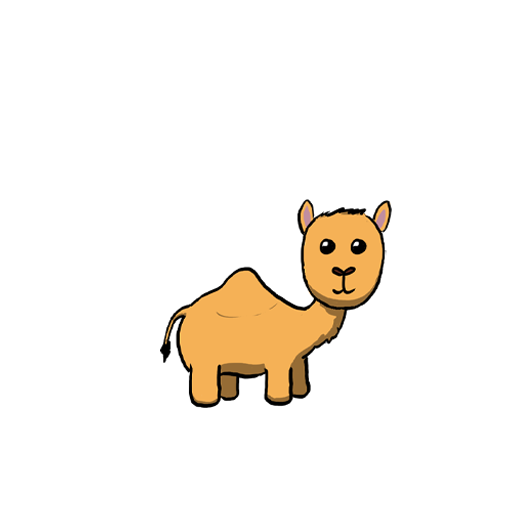
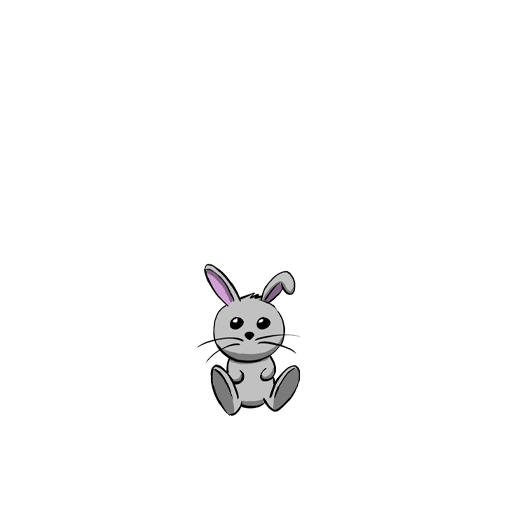
Layers edited between the first and the second 512x512 image:
hid "camel" over [160, 199, 392, 408]
added layer "rabbit" above "mouse" over [197, 262, 300, 416]
